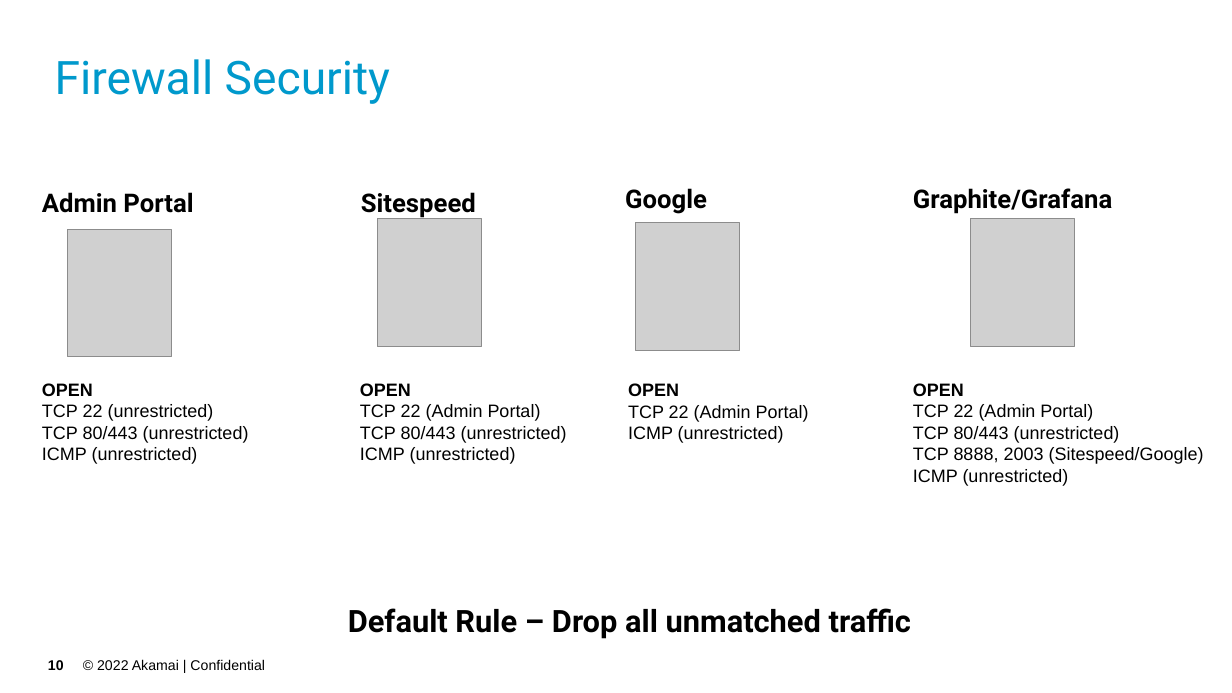
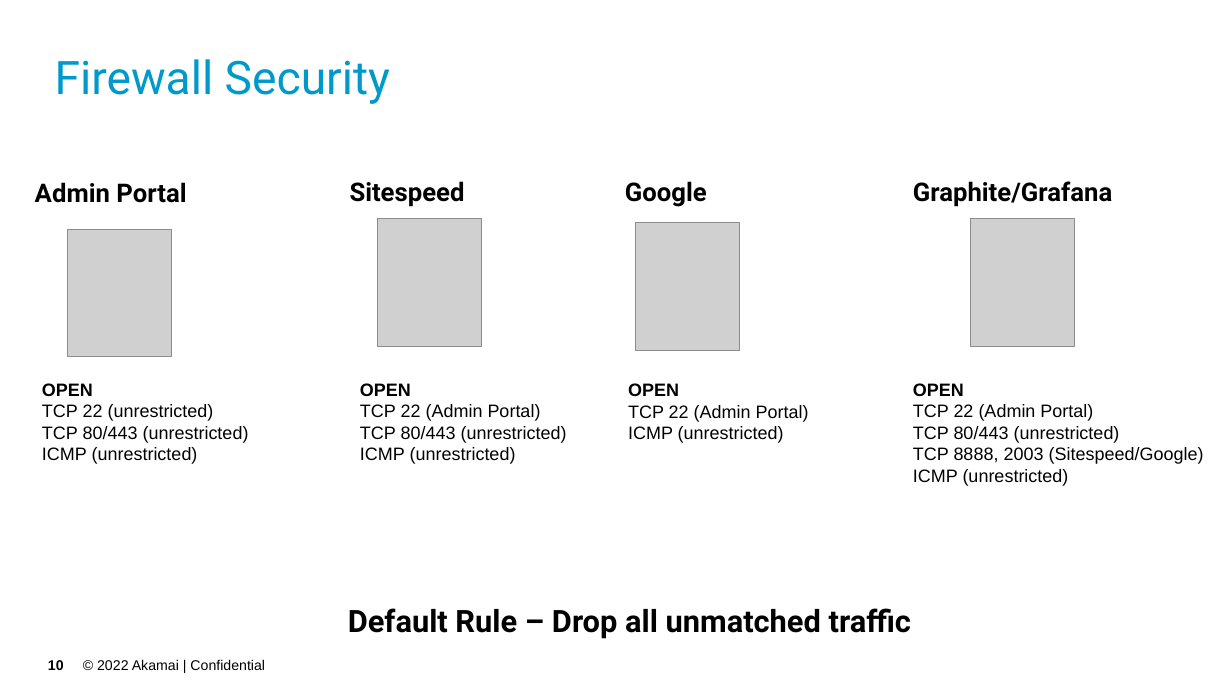
Before and after one commit to akamai-consulting/sitespeed, a slide deck: slide 10 of Info/Overview.pptx. Drawn at 1232x693 pixels with LibreOffice and Linux fonts; fonts in the diff are those of the drawing; grey boxes stand for pictures; background and template pictures are left out. Boxes give left, top, right and bottom in pixels: in the first picture for what was removed or moved away, otherwise in the second. Text is boxed around its words. In the diff, an @@ line names an element or a change of style, - is before the commit and + after.

```diff
--- a/Info/Overview.pptx
+++ b/Info/Overview.pptx
@@ text "Admin Portal": place and size @@
-text "Admin Portal" at box(42, 192, 193, 213)
+text "Admin Portal" at box(35, 182, 186, 203)
@@ text "Sitespeed": place and size @@
-text "Sitespeed" at box(361, 192, 476, 219)
+text "Sitespeed" at box(350, 181, 465, 207)
@@ text "Google": place and size @@
-text "Google" at box(625, 188, 707, 214)
+text "Google" at box(625, 181, 707, 207)
@@ text "Graphite/Grafana": place and size @@
-text "Graphite/Grafana" at box(913, 188, 1113, 214)
+text "Graphite/Grafana" at box(913, 181, 1113, 207)
```
Also in this commit, not shown: 1 other slide changed, 7 other files.
